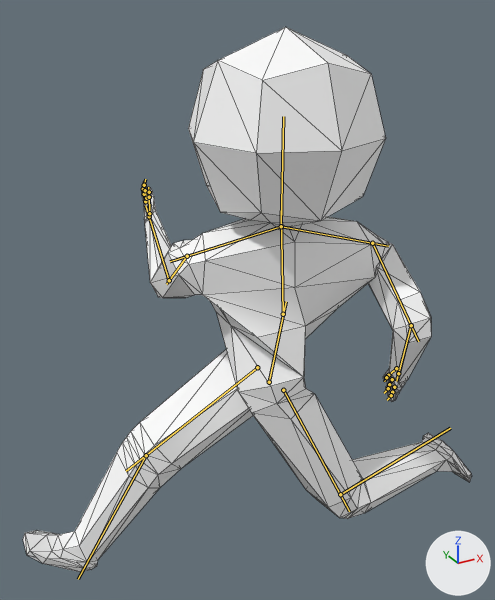
One commit to the glTF model Assets/LowPolyDud1.1.glb: the scene before it, then after it.
Both versions are drawn from a camera (50 mm lens) standing at (-1.02, -1.7, 2.07) and looking at (-0.03, 0.1, 1.16). Lighting does not change. The marker at lower right points along +X, +Y and +Z. The older version comes first. Both versions are drawn at frame 0 of the action 'RuningLeft'; the numbers are the values there. The bones that change, and the others that lie on the model, are drawn over the model as lines. Mesh edges are drawn as thin lines.
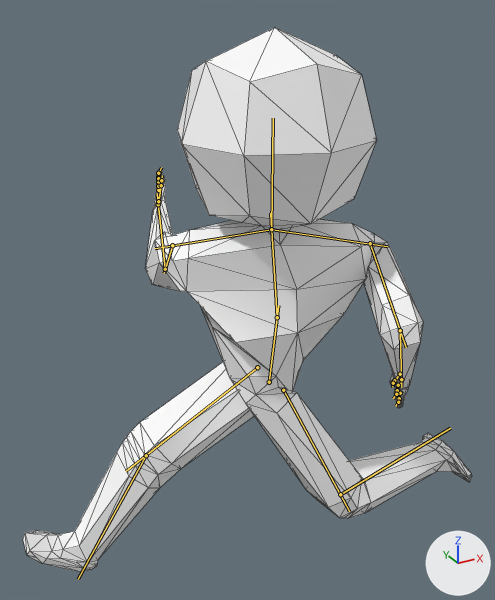
Boxes [x1, y1, x2, y2] around the edits, measured in the pictures (495 x 600 px):
'Cube.001', posed: before [23, 27, 471, 572]; after [23, 28, 471, 572]
bone 'LowerSpine', root to tip: before (269, 382) to (286, 301); after (269, 382) to (278, 305)
bone 'UperSpine', root to tip: before (283, 314) to (281, 210); after (277, 317) to (270, 213)
bone 'Head', root to tip: before (281, 226) to (283, 116); after (271, 229) to (273, 118)
bone 'RightShoulder', root to tip: before (281, 226) to (388, 246); after (271, 229) to (387, 246)
bone 'LeftShoulder', root to tip: before (281, 226) to (170, 261); after (271, 229) to (155, 248)

Patch to the scene script:
```diff
--- a/Assets/LowPolyDud1.1.glb.py
+++ b/Assets/LowPolyDud1.1.glb.py
@@ bone_lowerspine @@
 bone_lowerspine = bpy.data.objects['Armature'].pose.bones['LowerSpine']  # child of 'Bone.029'
-bone_lowerspine.rotation_quaternion = (0.924, 0.0, -0.377, 0.063)  # degrees (-4, -44, 9)
+bone_lowerspine.rotation_quaternion = (0.707, 0.0, -0.697, 0.117)  # degrees (-80, -80, 90)
@@ bone_uperspine @@
 bone_uperspine = bpy.data.objects['Armature'].pose.bones['UperSpine']  # child of 'LowerSpine'
-bone_uperspine.rotation_quaternion = (0.866, 0.0, -0.494, -0.076)  # degrees (8, -59, -15)
+bone_uperspine.rotation_quaternion = (1.0, 0.0, 0.0, 0.0)  # degrees (0, 0, 0)
@@ bone_head @@
 bone_head = bpy.data.objects['Armature'].pose.bones['Head']  # child of 'UperSpine'
-bone_head.rotation_quaternion = (0.991, 0.0, 0.131, 0.0)  # degrees (0, 15, 0)
+bone_head.rotation_quaternion = (1.0, 0.0, 0.0, 0.0)  # degrees (0, 0, 0)
@@ bone_rightshoulder @@
 bone_rightshoulder = bpy.data.objects['Armature'].pose.bones['RightShoulder']  # child of 'UperSpine'
-bone_rightshoulder.rotation_quaternion = (0.999, -0.043, -0.004, 0.006)  # degrees (-5, 0, 1)
+bone_rightshoulder.rotation_quaternion = (0.976, -0.033, 0.031, -0.212)  # degrees (-4, 3, -25)
@@ bone_leftshoulder @@
 bone_leftshoulder = bpy.data.objects['Armature'].pose.bones['LeftShoulder']  # child of 'UperSpine'
-bone_leftshoulder.rotation_quaternion = (0.999, -0.043, 0.0, -0.006)  # degrees (-5, 0, -1)
+bone_leftshoulder.rotation_quaternion = (0.976, 0.032, 0.032, -0.212)  # degrees (3, 4, -24)
```
